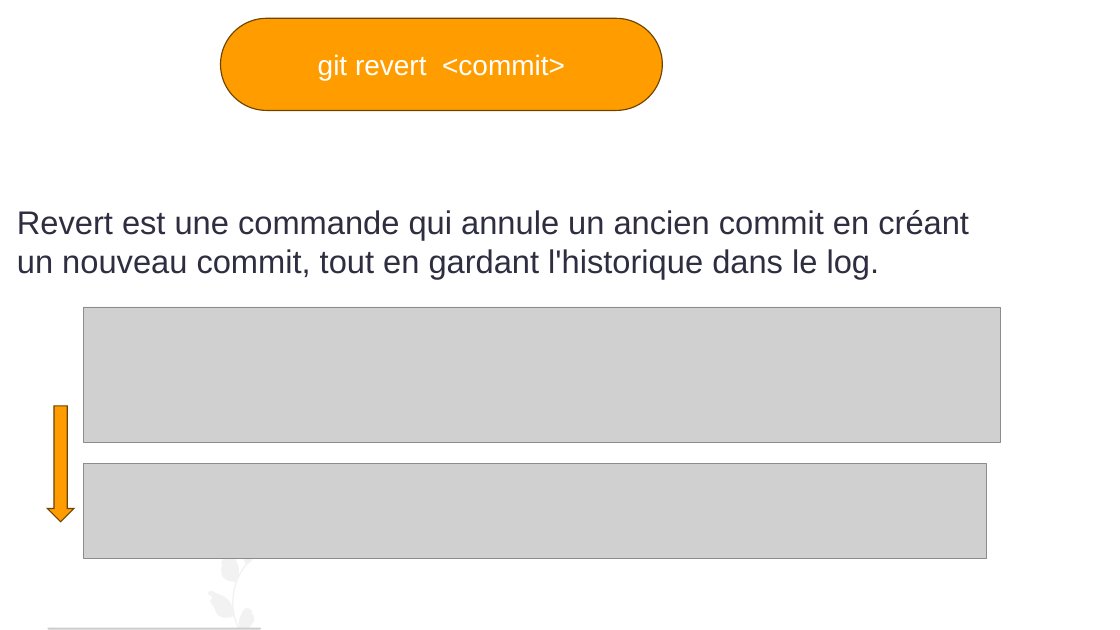
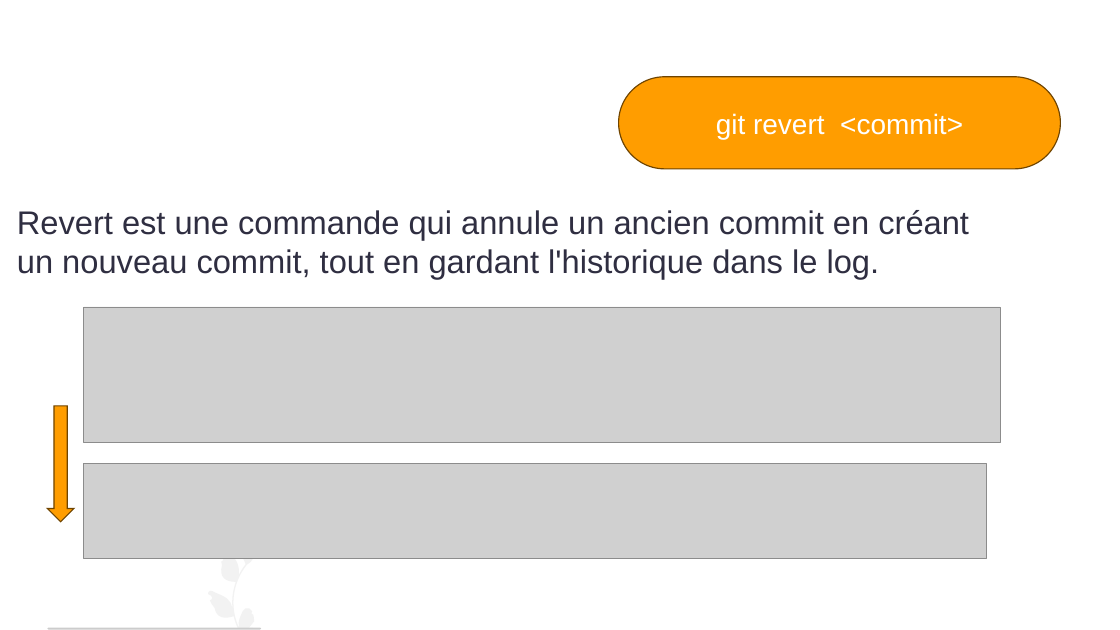
Before and after one commit to AbdessamadAbdaoui/Presentation_Git, a slide deck: slide 12 of presentation_Git.pptx (slide 14 before the commit). Drawn at 1120x630 pixels with LibreOffice and Linux fonts; fonts in the diff are those of the drawing; grey boxes stand for pictures. Boxes give left, top, right and bottom in pixels: in the first picture for what was removed or moved away, otherwise in the second. Text is boxed around its words. In the diff, an @@ line names an element or a change of style, - is before the commit and + after.

```diff
--- a/presentation_Git.pptx
+++ b/presentation_Git.pptx
@@ rounded rectangle "git revert <commit>": place and size @@
-rounded rectangle "git revert <commit>" at bbox=[221, 18, 663, 111]
+rounded rectangle "git revert <commit>" at bbox=[618, 76, 1060, 169]
```
Also in this commit, not shown: 17 other slides changed, 11 slides added, 15 slides removed.
